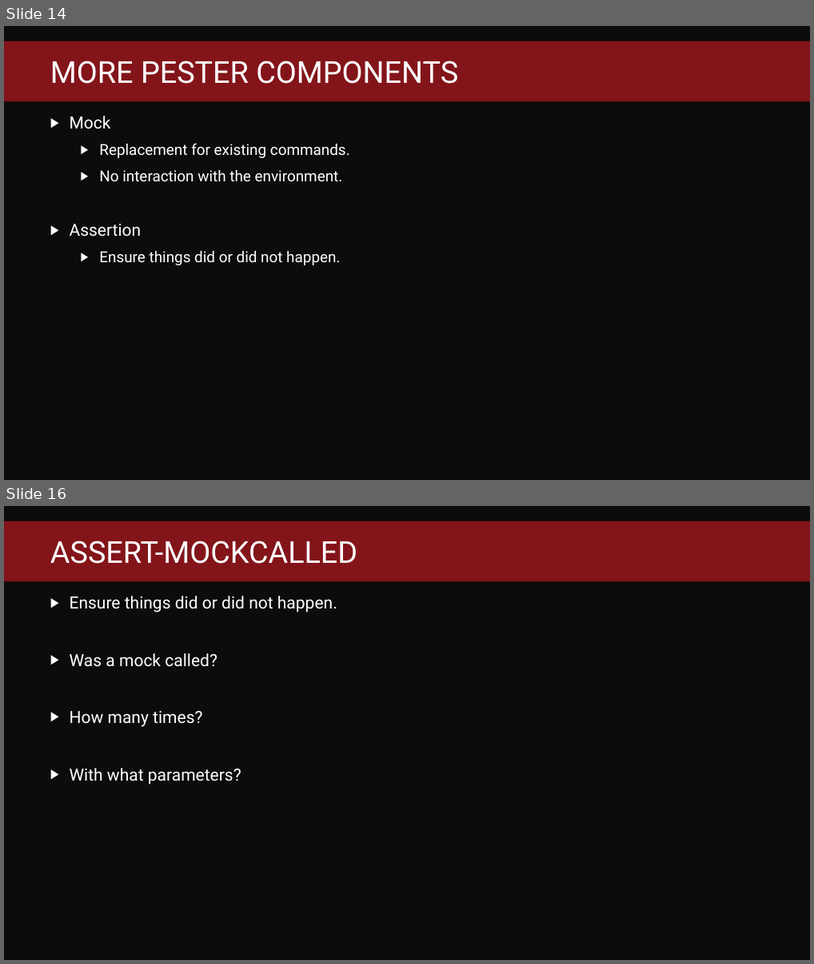
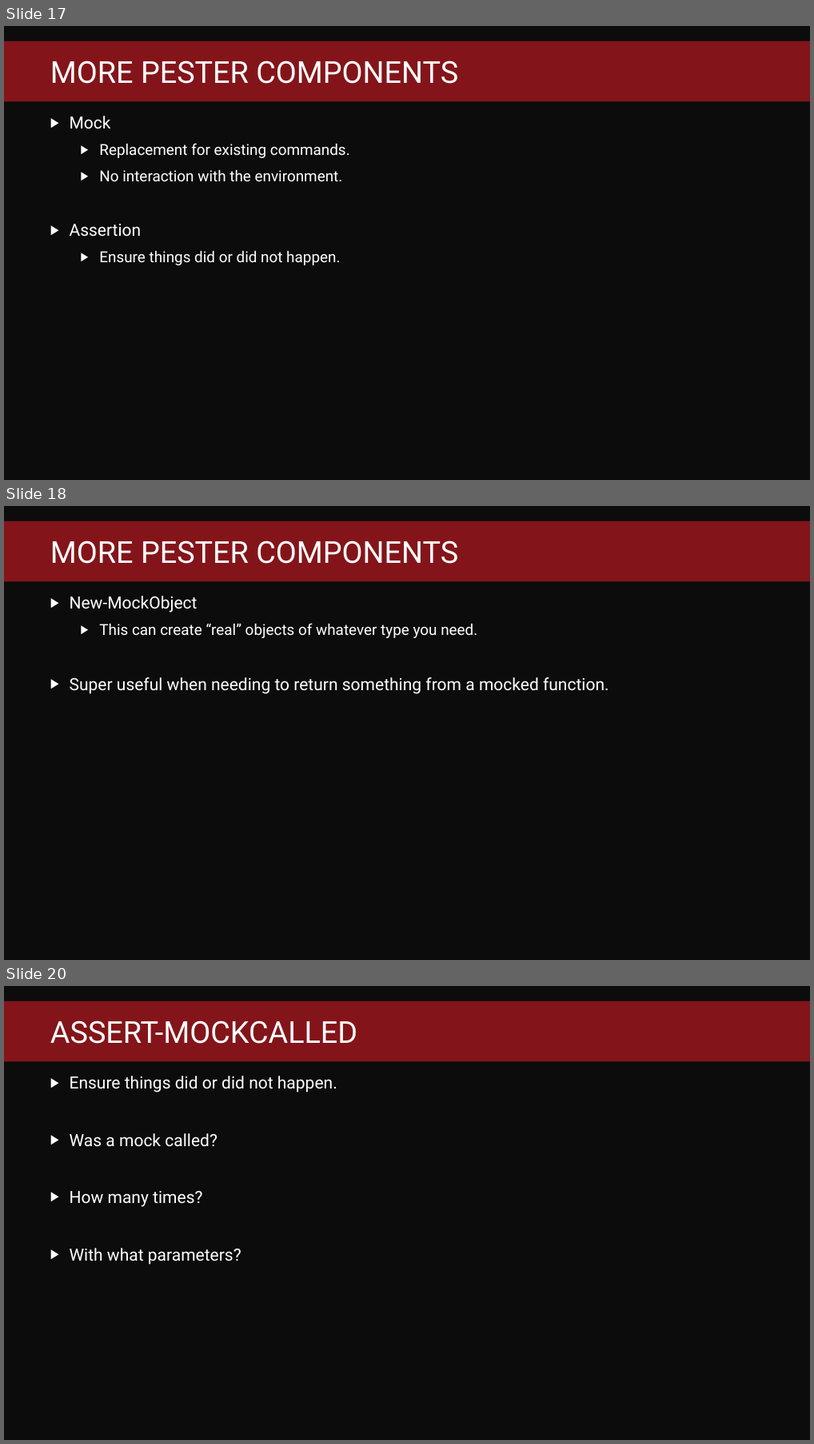
Before and after one commit to fredbainbridge/mmsPester, a slide deck: Pester Practically Perfect PowerShell.pptx. Shown one above the other, each under a label of ours: slides 14 and 16 before the commit, slides 17, 18 and 20 after it; the slides between them are not shown. The pictures are 814x964 and 814x1444 pixels, drawn with LibreOffice and Linux fonts; fonts in the diff are those of the drawing; background and template pictures are left out. Boxes give left, top, right and bottom in pixels: in the first picture for what was removed or moved away, otherwise in the second. Text is boxed around its words. In the diff, an @@ line names an element or a change of style, - is before the commit and + after.

```diff
--- a/Pester Practically Perfect PowerShell.pptx
+++ b/Pester Practically Perfect PowerShell.pptx
@@ slide 18 added at [4,506,810,960], background #0C0C0C; not listed: 1 template element that a slide beside it also shows @@
@@ title added at [50,540,458,564], 36 pt, text #FFFFFF @@
+MORE PESTER COMPONENTS
@@ text added at [70,596,610,694], 20 pt, text #FFFFFF @@
+▶ New-MockObject
+  ▶ This can create “real” objects of whatever type you need.
+▶ Super useful when needing to return something from a mocked function.
@@ what was slide 14 is now slide 17 @@
@@ what was slide 16 is now slide 20 @@
```
Also in this commit, not shown: 5 slides changed, 2 other slides added, 8 other files.
